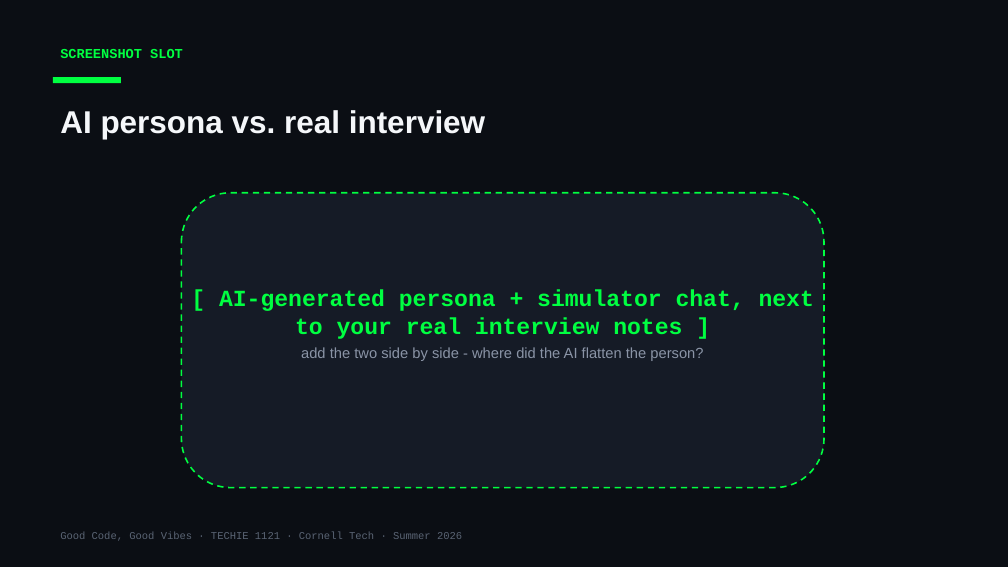
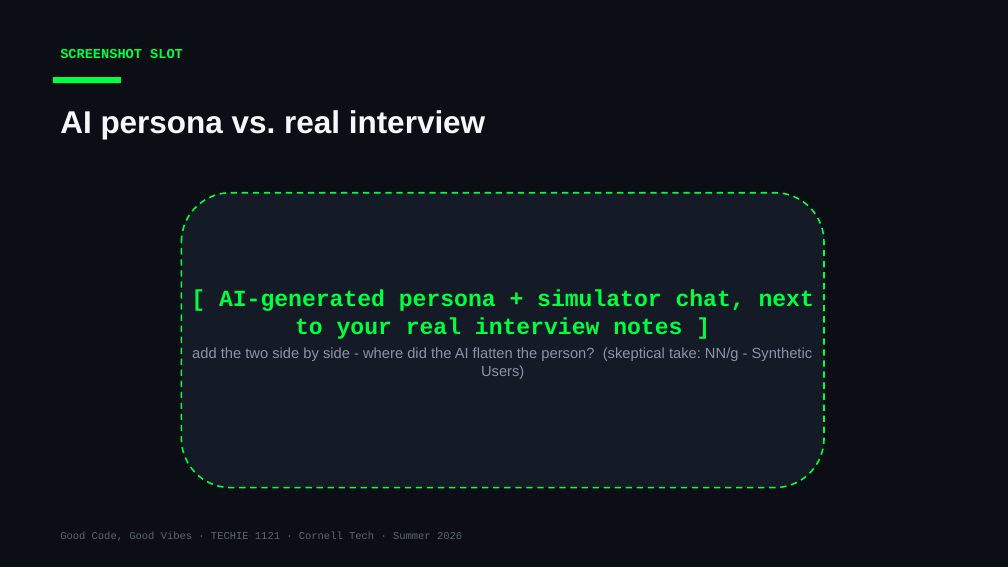
Before and after one commit to Cornell-Tech-Vibe-Coding-Summer-2026/website, a slide deck: slide 8 of slides/Week3-Wed-Working-Day.pptx. Drawn at 1008x567 pixels with LibreOffice and Linux fonts; fonts in the diff are those of the drawing. Boxes give left, top, right and bottom in pixels: in the first picture for what was removed or moved away, otherwise in the second. Text is boxed around its words. In the diff, an @@ line names an element or a change of style, - is before the commit and + after.

```diff
--- a/slides/Week3-Wed-Working-Day.pptx
+++ b/slides/Week3-Wed-Working-Day.pptx
@@ text at bbox=[192, 347, 813, 379]: text changed @@
-add the two side by side - where did the AI flatten the person?
+add the two side by side - where did the AI flatten the person? (skeptical take: NN/g - Synthetic Users)
```
Also in this commit, not shown: 4 other files.
